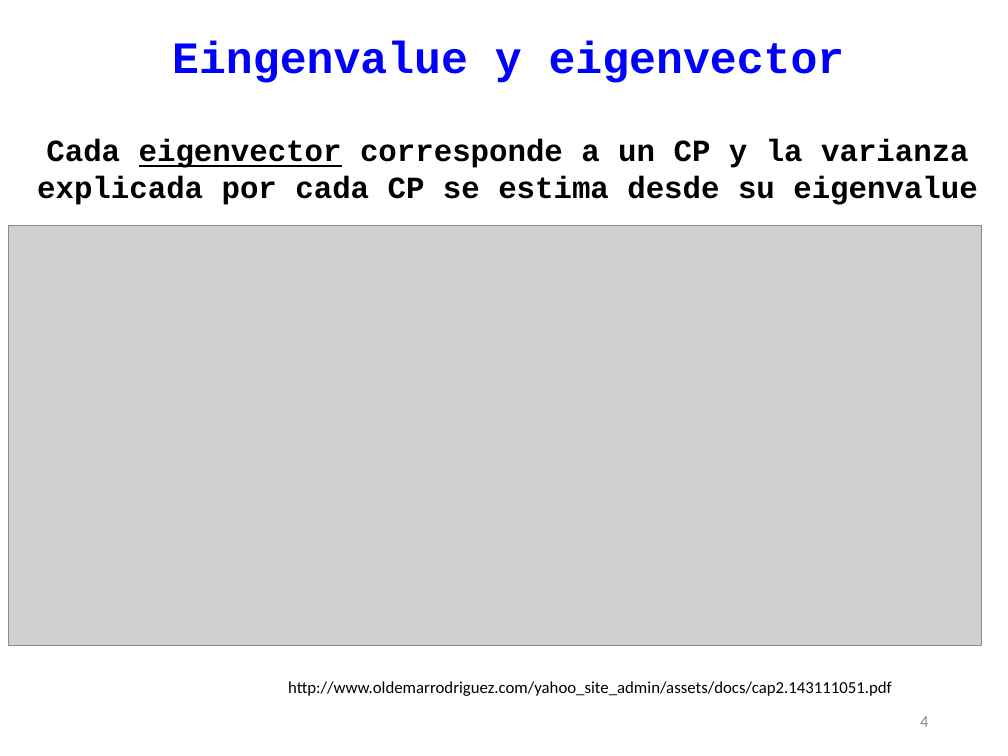
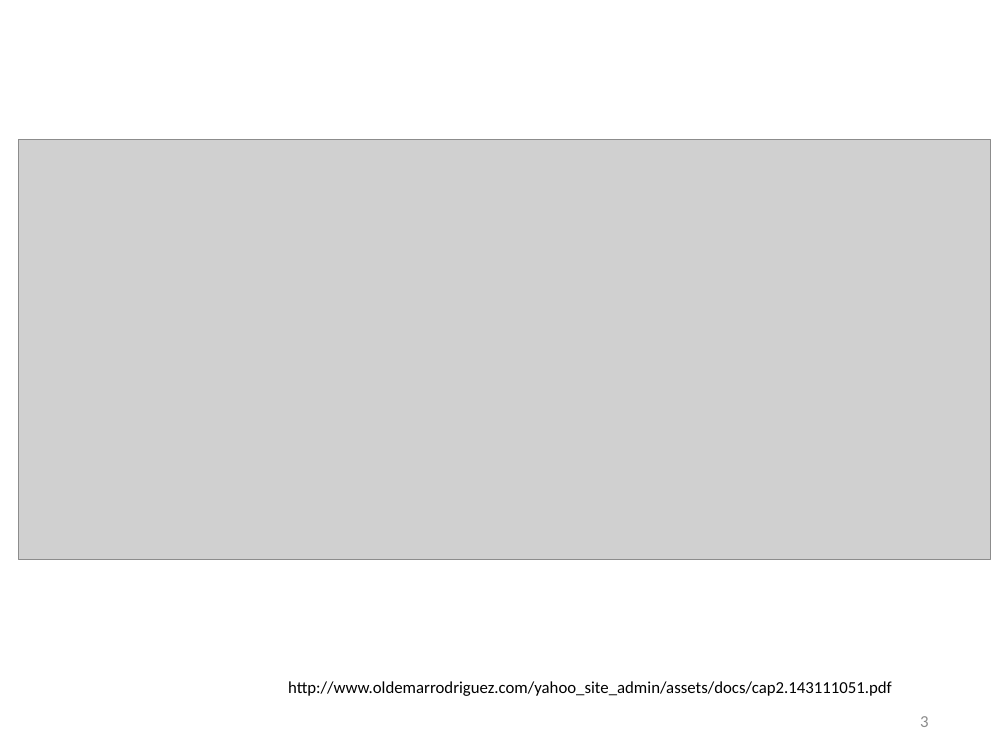
Before and after one commit to BetaProjectR/MetodosNoParametricosv22, a slide deck: slide 3 of Clase_10/CLASE_13_ACP.pptx (slide 4 before the commit). Drawn at 1008x756 pixels with LibreOffice and Linux fonts; fonts in the diff are those of the drawing; grey boxes stand for pictures; background and template pictures are left out. Boxes give left, top, right and bottom in pixels: in the first picture for what was removed or moved away, otherwise in the second. Text is boxed around its words. In the diff, an @@ line names an element or a change of style, - is before the commit and + after.

```diff
--- a/Clase_10/CLASE_13_ACP.pptx
+++ b/Clase_10/CLASE_13_ACP.pptx
@@ text removed at (172, 41, 845, 83) @@
-Eingenvalue y eigenvector
@@ picture: place and size @@
-picture at (9, 226, 982, 646)
+picture at (18, 139, 991, 559)
@@ text removed at (37, 139, 977, 205) @@
-Cada eigenvector corresponde a un CP y la varianza
-explicada por cada CP se estima desde su eigenvalue
@@ page number at (920, 716, 928, 727): text changed @@
-4
+3
```
Also in this commit, not shown: 17 slides removed, 1 other file.
